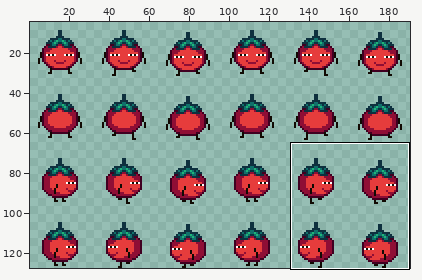
Sprite sheet, stored at assets/player/tomatodoki_walk.png. The picture above shows the old version from afar; the outline marks the close-up.
Close-up. Earlier state:
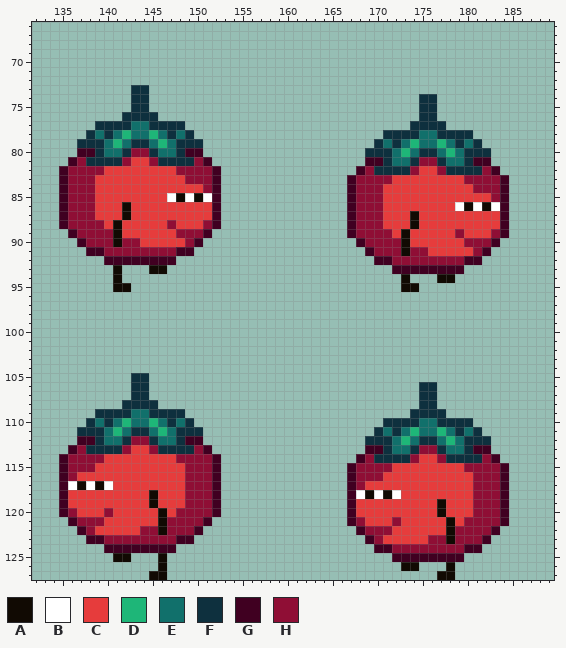
The file is 192x128 pixels. Shown: x 132..189, y 66..127. The wide view leaves out empty margins. The commit also changed other parts of the picture, which this record leaves out.
Palette (. is transparent): A #110a03  B #ffffff  C #e63c3c  D #1eb678  E #11706b  F #0e303e  G #400021  H #8f0e35
Pixels before (only the part around the change), first column x 132:
 68 ..........................................................
 69 ..........................................................
 70 ..........................................................
 71 ..........................................................
 72 ..........................................................
 73 ...........FF.............................................
 74 ...........FF..............................FF.............
 75 ...........FF..............................FF.............
 76 ..........FFFF.............................FF.............
 77 .......FFFFEEFFFF.........................FFFF............
 78 ......FEFEDEEDEFEF.....................FFFFEEFFFF.........
 79 .....FFFEDEFFEDEFFF...................FEFEDEEDEFEF........
 80 .....GGFEEFHHFEEFGG..................FFFEDEFFEDEFFF.......
 81 ....GHFFFFHCCHFFFFHG.................GGFEEFHHFEEFGG.......
 82 ...GHHHHCCCCCCCCHHHHG...............GHFFFFHCCHFFFFHG......
 83 ...GHHHCCCCCCCCCCHHHG..............GHHHHCCCCCCCCHHHHG.....
 84 ...GHHHCCCCCCCCCCCCHG..............GHHHCCCCCCCCCCHHHG.....
 85 ...GHHHCCCCCCCCBABABG..............GHHHCCCCCCCCCCCCHG.....
 86 ...GHHHCCCACCCCCCCCCG..............GHHHCCCCCCCCBABABG.....
 87 ...GHHHCCCACCCCCCCCCG..............GHHHCCCACCCCCCCCCG.....
 88 ...GHHHHCACCCCCHCCCHG..............GHHHCCCACCCCCCCCCG.....
 89 ....GHHHHACCCCCCHHHG...............GHHHHCACCCCCHCCCHG.....
 90 .....GHHHAHHCCCCCHG.................GHHHHACCCCCCHHHG......
 91 ......GGHHHHHHHHGG...................GHHHAHHCCCCCHG.......
 92 ........GGGGGGGG......................GGHHHHHHHHGG........
 93 .........A...AA.........................GGGGGGGG..........
 94 .........A...............................A...AA...........
 95 .........AA..............................AA...............
 96 ..........................................................
 97 ..........................................................
 98 ..........................................................
 99 ..........................................................
100 ..........................................................
101 ..........................................................
102 ..........................................................
103 ..........................................................
104 ..........................................................
105 ...........FF.............................................
106 ...........FF..............................FF.............
107 ...........FF..............................FF.............
108 ..........FFFF.............................FF.............
109 .......FFFFEEFFFF.........................FFFF............
110 ......FEFEDEEDEFEF.....................FFFFEEFFFF.........
111 .....FFFEDEFFEDEFFF...................FEFEDEEDEFEF........
112 .....GGFEEFHHFEEFGG..................FFFEDEFFEDEFFF.......
113 ....GHFFFFHCCHFFFFHG.................GGFEEFHHFEEFGG.......
114 ...GHHHHCCCCCCCCHHHHG...............GHFFFFHCCHFFFFHG......
115 ...GHHHCCCCCCCCCCHHHG..............GHHHHCCCCCCCCHHHHG.....
116 ...GHCCCCCCCCCCCCHHHG..............GHHHCCCCCCCCCCHHHG.....
117 ...GBABABCCCCCCCCHHHG..............GHCCCCCCCCCCCCHHHG.....
118 ...GCCCCCCCCCACCCHHHG..............GBABABCCCCCCCCHHHG.....
119 ...GCCCCCCCCCACCCHHHG..............GCCCCCCCCCACCCHHHG.....
120 ...GHCCCHCCCCCACHHHHG..............GCCCCCCCCCACCCHHHG.....
121 ....GHHHCCCCCCAHHHHG...............GHCCCHCCCCCACHHHHG.....
122 .....GHCCCCCHHAHHHG.................GHHHCCCCCCAHHHHG......
123 ......GGHHHHHHHHGG...................GHCCCCCHHAHHHG.......
124 ........GGGGGGGG......................GGHHHHHHHHGG........
125 .........AA...A.........................GGGGGGGG..........
126 ..............A..........................AA...A...........
127 .............AA..............................AA...........
After the commit:
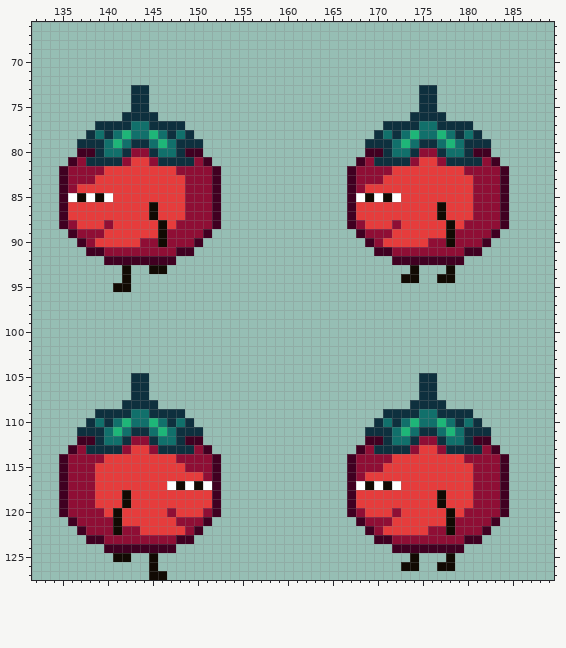
Difference:
Changed rows in their new state; - is an unchanged pixel.
first column x 136:
 73 ---------------------------------------FF--------
 76 --------------------------------------F--F-------
 77 -----------------------------------FFF-EE-FFF----
 78 ----------------------------------FE-ED--DE-EF---
 79 ---------------------------------F-FEDEFFEDEF-F--
 80 ---------------------------------GG--EFHHFE--GG--
 81 --------------------------------GHF-FFHCCHFF-FHG-
 82 -------------------------------GH-HHCCC--CCCHH-HG
 83 -----------------------------------C--------C----
 84 -CC----------HH------------------CC--------------
 85 BABAB------CCHHH----------------BABAB--------HH--
 86 CCC---C--A---HHH----------------CCC------A-CCHHH-
 87 CCC---C--A---HHH----------------CCC---C--A---HHH-
 88 -CCCHC----ACHHH------------------CC-H-C---A-HHHH-
 89 ----CC----AH-------------------.G----C----A-HHHG.
 90 ---CCCCCHHAHH-------------------.G-CCC--HHAH--G.-
 91 ---------------------------------.GG-H--HHHHGG.--
 92 ----------------------------------..GGGGGGGG..---
 93 -----.A-----------------------------..A...A.-----
 94 -----.A-------------------------------A----------
 95 -------------------------------------..----------
first column x 136:
105 ---------------------------------------FF--------
108 --------------------------------------F--F-------
109 -----------------------------------FFF-EE-FFF----
110 ----------------------------------FE-ED--DE-EF---
111 ---------------------------------F-FEDEFFEDEF-F--
112 ---------------------------------GG--EFHHFE--GG--
113 --------------------------------GHF-FFHCCHFF-FHG-
114 -------------------------------GH-HHCCC--CCCHH-HG
115 -----------------------------------C--------C----
116 -HH----------CC------------------CC--------------
117 HHHCC------BABAB----------------BABAB------------
118 HHH---A--C---CCC----------------CCCCC----A-------
119 HHH---A--C---CCC---------------------------------
120 -HHHCA----CHCCC-----------------H---H----CA-H----
121 ----HA----CC-------------------.GHHHC------H---G.
122 ---HHAHHCCCCC-------------------.G-C----HH----G.-
123 ---------------------------------.GGHHHH--H-GG.--
124 ----------------------------------..GGGGGGGG..---
125 ---------A.-------------------------..A...A.-----
126 ---------A.------------------------------A-------
127 -----------------------------------------..------
Pixel boxes of the changes (left, top, right, bottom) in both close-ups:
changed: (347, 85, 509, 292)
changed: (68, 184, 212, 283)
changed: (347, 373, 509, 580)
changed: (68, 472, 212, 571)
